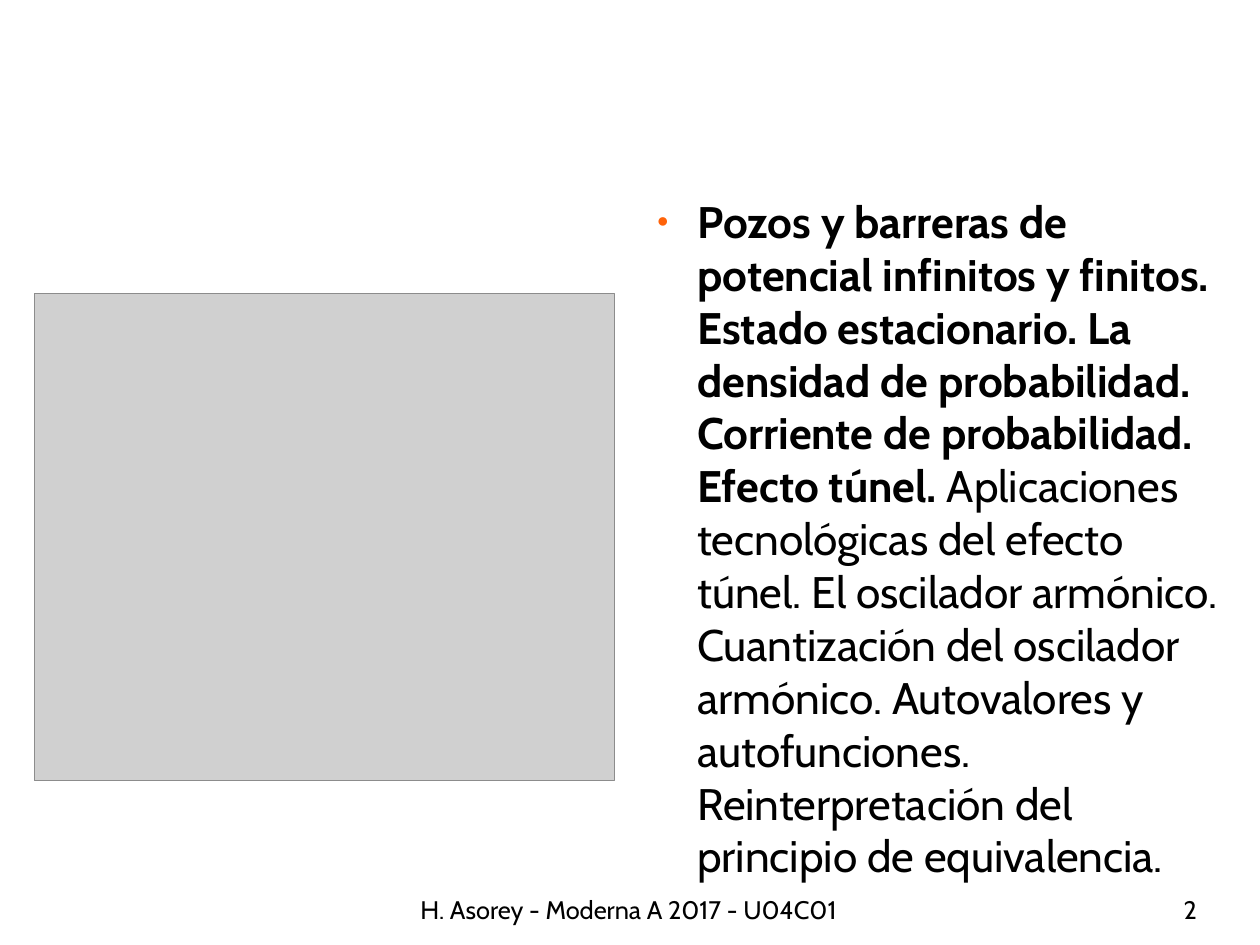
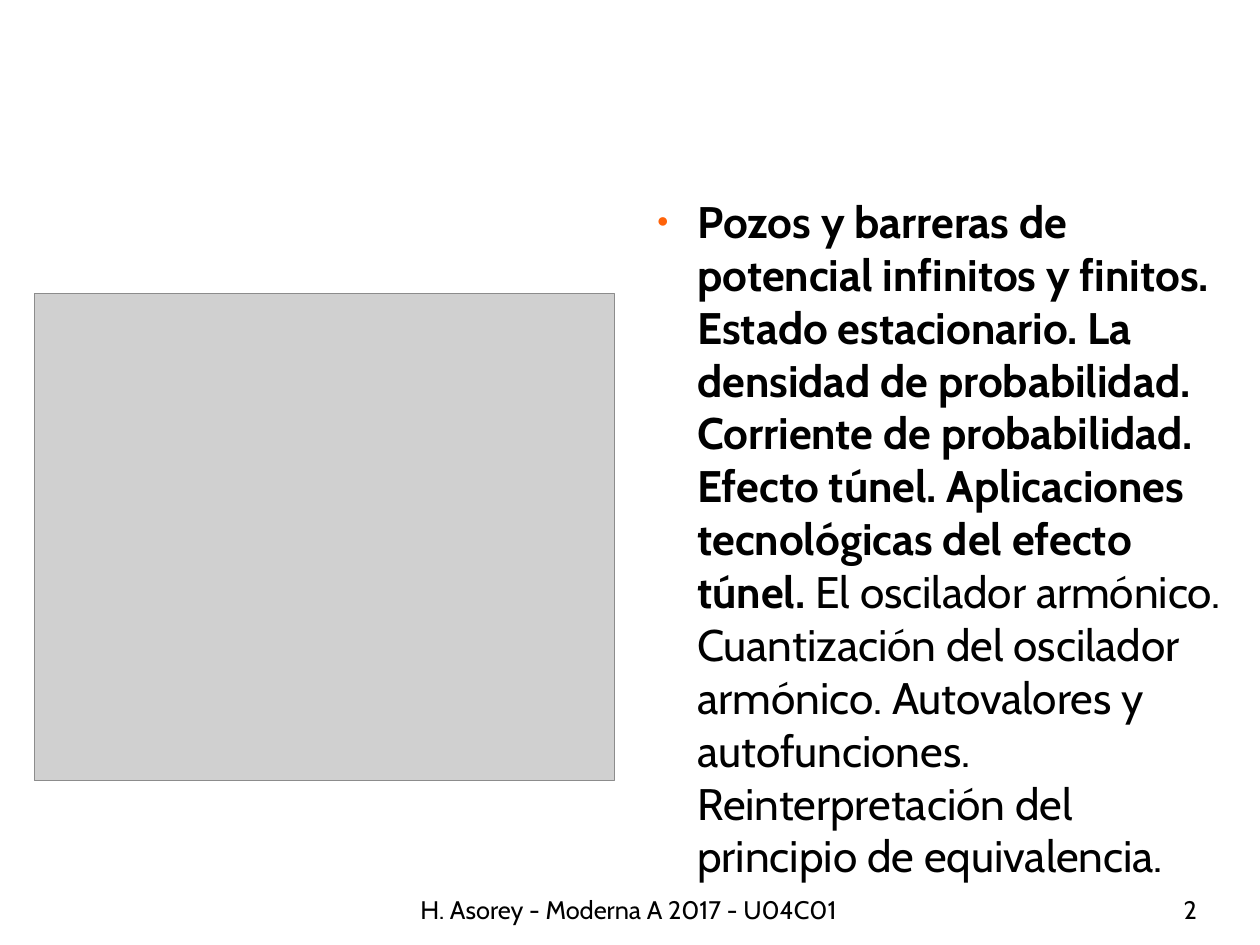
Before and after one commit to asoreyh/unrn-moderna-a, a slide deck: slide 2 of clases/moderna-a-2017-U04C02-1605-barreras.odp. Drawn at 1260x945 pixels with LibreOffice and Linux fonts; fonts in the diff are those of the drawing; grey boxes stand for pictures; background and template pictures are left out. Boxes give left, top, right and bottom in pixels: in the first picture for what was removed or moved away, otherwise in the second. Text is boxed around its words. In the diff, an @@ line names an element or a change of style, - is before the commit and + after.

```diff
--- a/clases/moderna-a-2017-U04C02-1605-barreras.odp
+++ b/clases/moderna-a-2017-U04C02-1605-barreras.odp
@@ text "Pozos y barreras de potencial ..." at (697,205,1221,883): bold on in "Aplicaciones tecnológicas del efecto túnel." @@
```
Also in this commit, not shown: 5 other slides changed, 9 slides added, 2 other files.
